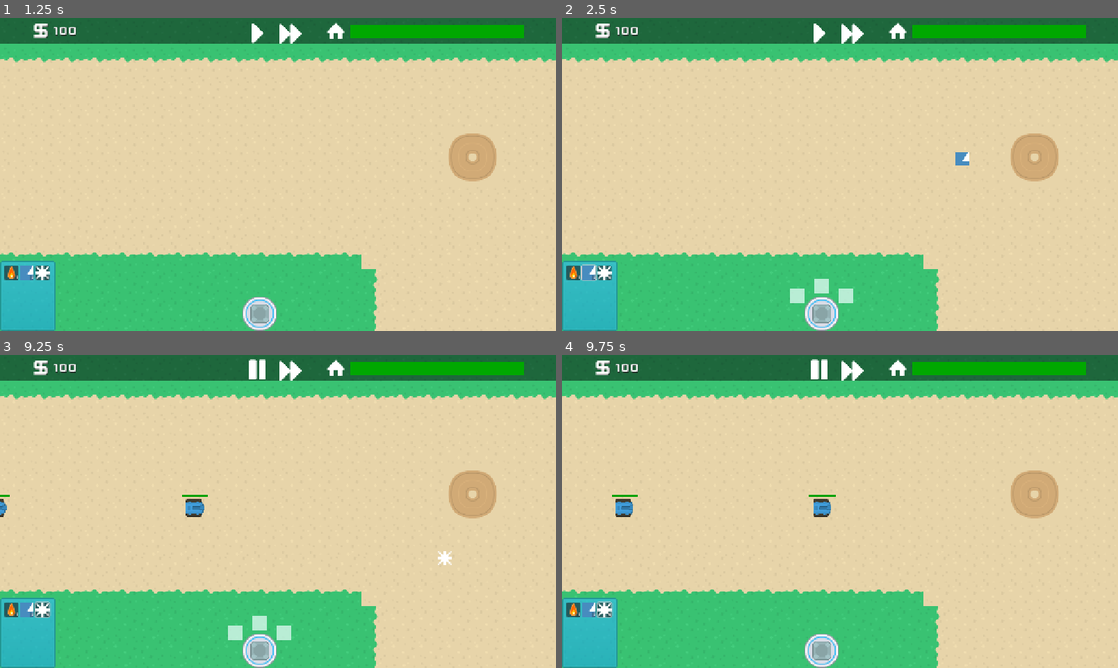
Above: before the commit, frames 1-4 (two rows, left to right).
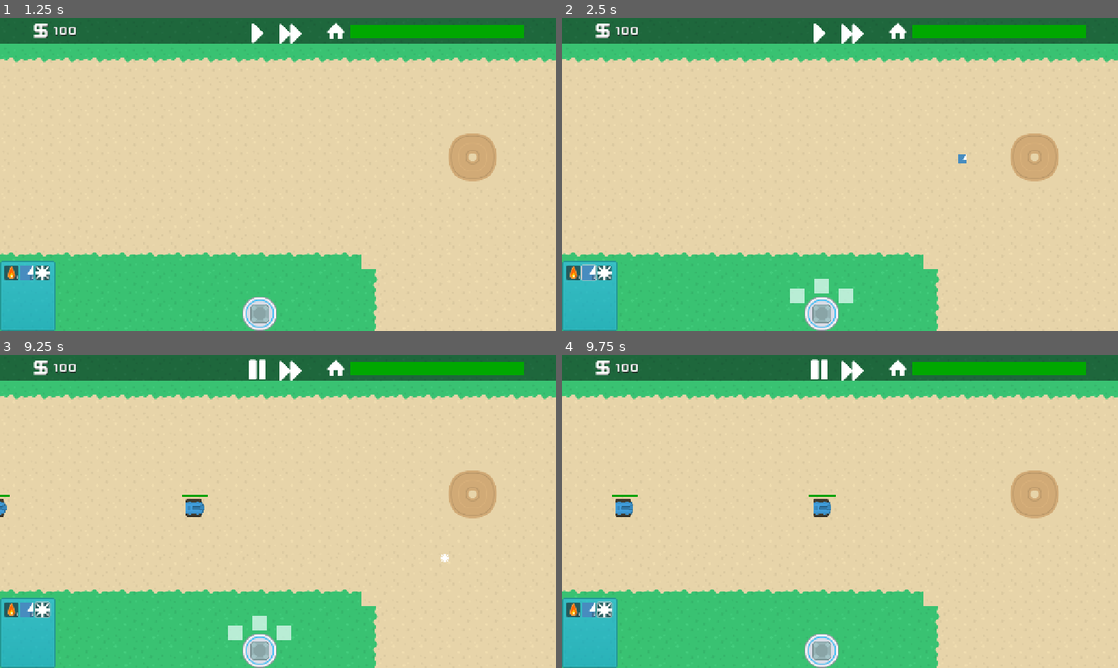
Above: after the commit, the same moments.

Repository: aerobars/tower-defence
Game: Godot game, scene res://GameData/Global/scene_handler.tscn
The game is run twice, just before and just after one commit, with the same random seed, the same clock (stepped at 60 frames per second) and the same inputs. The engine's default icon, where the game draws it, is replaced by a stand-in: a white triangle on a blue panel in a dark square.
Inputs (mouse positions are in pixels of both pictures, inside the frame that each line leads up to):
- Up to frame 1 (1.25 s): click "New Game" at 0.5 s
- Up to frame 2 (2.5 s): click (573, 271) at 1.25 s; tap Enter (ui_accept) at 2, 2.27 s; move the mouse to (962, 158) at 2.02 s; press the mouse at (962, 158) at 2.03 s; hold Right (ui_right) from 2.03 s (still down)
- Up to frame 3 (9.25 s): release Right (ui_right) at 2.75 s; release the mouse at (400, 495) at 2.75 s; click (27, 608) at 2.77 s; drag from (166, 527) to (250, 574) at 3.52 s; click (44, 608) at 4.27 s; move the mouse to (333, 442) at 5.02 s; hold Right (ui_right) 5.03-5.75 s; tap Mouse wheel up (zoom_in) at 5.1 s; click (261, 649) at 5.75 s; click (289, 370) at 6.5 s; click (255, 370) at 7.25 s; drag from (250, 574) to (111, 464) at 8.02 s; move the mouse to (444, 558) at 8.77 s; press the mouse at (444, 558) at 8.78 s; hold Left (ui_left) from 8.78 s (still down); tap Enter (ui_accept) at 9.02 s
- Up to frame 4 (9.75 s): release Left (ui_left) at 9.5 s; release the mouse at (1006, 558) at 9.5 s; drag from (1006, 558) to (756, 433) at 9.52 s

Frame 1 is identical in both runs. In frame 2, less than 0.1% of the frame differs, in the area x 70-74%, y 42-48%; in frame 3, less than 0.1%; in frame 4, nothing differs.

Commit message:
Add mod icon scaling when dragging, base Buff class, and DoT buff subclass

Diff:
--- /dev/null
+++ b/GameData/SupportScenes/Buffs/Scripts/dot_buff.gd
@@ -0,0 +1,15 @@
+class_name DotBuff extends Buff
+
+signal create_dot_timer (damage_interval)
+
+enum DamageType {POISON, FIRE}
+
+@export var damage_type : DamageType
+@export var damage_amount : float
+@export var damage_interval : float
+
+func _init(_damage_type: DamageType = DamageType.POISON, _damage_amount: float = 1.0,
+  _damage_interval: float = 1.0) -> void:
+	damage_type = _damage_type
+	damage_amount = _damage_amount
+	damage_interval = _damage_interval
--- /dev/null
+++ b/GameData/SupportScenes/Buffs/Scripts/proto_buff.gd
@@ -0,0 +1 @@
+class_name Buff extends Resource
--- a/GameData/SupportScenes/Buffs/Scripts/stat_buff.gd
+++ b/GameData/SupportScenes/Buffs/Scripts/stat_buff.gd
@@ -1,4 +1,4 @@
-class_name StatBuff extends Resource
+class_name StatBuff extends Buff
 
 enum BuffType {ADD, MULTIPLY}
 
@@ -11,4 +11,3 @@
 	stat = _stat
 	buff_type = _buff_type
 	buff_amount = _buff_amount
-	print(stat, buff_type, buff_amount)
--- a/GameData/TowerMods/PrototypeScripts/tower_mod_prototype.gd
+++ b/GameData/TowerMods/PrototypeScripts/tower_mod_prototype.gd
@@ -8,7 +8,6 @@
 var enemy_array : Array
 var enemy
 var aura_targets : Array
-var aura_data : TowerMod
 var reloaded := true
 var powered : bool
 
@@ -76,7 +75,6 @@
 			elif data.projectile_tag == data.ProjectileType.INSTANT:
 				fire_gun()
 			enemy.on_hit(data.current_damage)
-			print (data.current_damage)
 		data.ModType.AURA:
 			apply_debuff()
 	await(get_tree().create_timer(data.current_attack_speed).timeout)
--- a/GameData/TowerMods/PrototypeScripts/weapon_mod.gd
+++ b/GameData/TowerMods/PrototypeScripts/weapon_mod.gd
@@ -15,7 +15,7 @@
 @export var attack_type : AttackType
 @export var attack_tags: Array = [attack_type]
 
-#level base variables
+#level based variables
 @export var base_range_levels : Array[float]
 @export var base_damage_levels : Array[float]
 @export var base_attack_speed_levels : Array[float] ##measured in attacks per second
@@ -37,7 +37,6 @@
 	current_attack_speed = base_attack_speed_levels[level]
 	current_crit_chance = base_crit_chance[level]
 	current_aoe = base_aoe_levels[level]
-	print("power ", current_power, " range", current_range)
 
 	#addends first so it benefits from multipliers
 	for stat_name in stat_addends:
--- a/GameData/TowerMods/aura_test.tres
+++ b/GameData/TowerMods/aura_test.tres
@@ -9,6 +9,7 @@
 script = ExtResource("1_qib6m")
 stat = 1
 buff_amount = 1.0
+buff_type = null
 metadata/_custom_type_script = "uid://bo8vgy21q5q6g"
 
 [sub_resource type="AtlasTexture" id="AtlasTexture_qib6m"]
--- a/GameData/TowerMods/power_test.tres
+++ b/GameData/TowerMods/power_test.tres
@@ -9,22 +9,10 @@
 
 [resource]
 script = ExtResource("1_pjor1")
+level = null
+base_power_levels = Array[int]([5])
+mod_class = 1
 name = "Test Power"
 description = "Testing Power Mod"
 texture = SubResource("AtlasTexture_l4mn2")
-mod_class = 1
-level = null
-base_power_levels = Array[int]([5])
-base_range_levels = null
-damage_type = null
-debuff_proc_rate = null
-range_mod = null
-is_aura = null
-attack_tags = null
-projectile_tag = null
-attack_type = null
-base_damage_levels = null
-base_attack_speed_levels = null
-base_aoe_levels = null
-base_crit_chance = null
 metadata/_custom_type_script = "uid://cypg7wm5b3ytj"
--- a/GameData/TowerMods/wep_test.tres
+++ b/GameData/TowerMods/wep_test.tres
@@ -10,7 +10,7 @@
 [resource]
 script = ExtResource("1_42vnw")
 attack_tags = null
-base_range_levels = Array[int]([300])
+base_range_levels = Array[float]([300.0])
 base_damage_levels = Array[float]([1.0])
 base_attack_speed_levels = Array[float]([1.0])
 base_aoe_levels = Array[float]([0.0])
--- a/GameData/UIScenes/GUI/Scripts/mod_draggable.gd
+++ b/GameData/UIScenes/GUI/Scripts/mod_draggable.gd
@@ -22,6 +22,7 @@
 func _ready() -> void:
 	hover_timer.wait_time = HOVER_DELAY
 	hover_timer.one_shot = true
+	scale = Vector2(0.6, 0.6)
 
 func _process(_delta: float) -> void:
 	if draggable:
Not shown, added: GameData/SupportScenes/Buffs/Scripts/dot_buff.gd.uid
Not shown, added: GameData/SupportScenes/Buffs/Scripts/proto_buff.gd.uid
